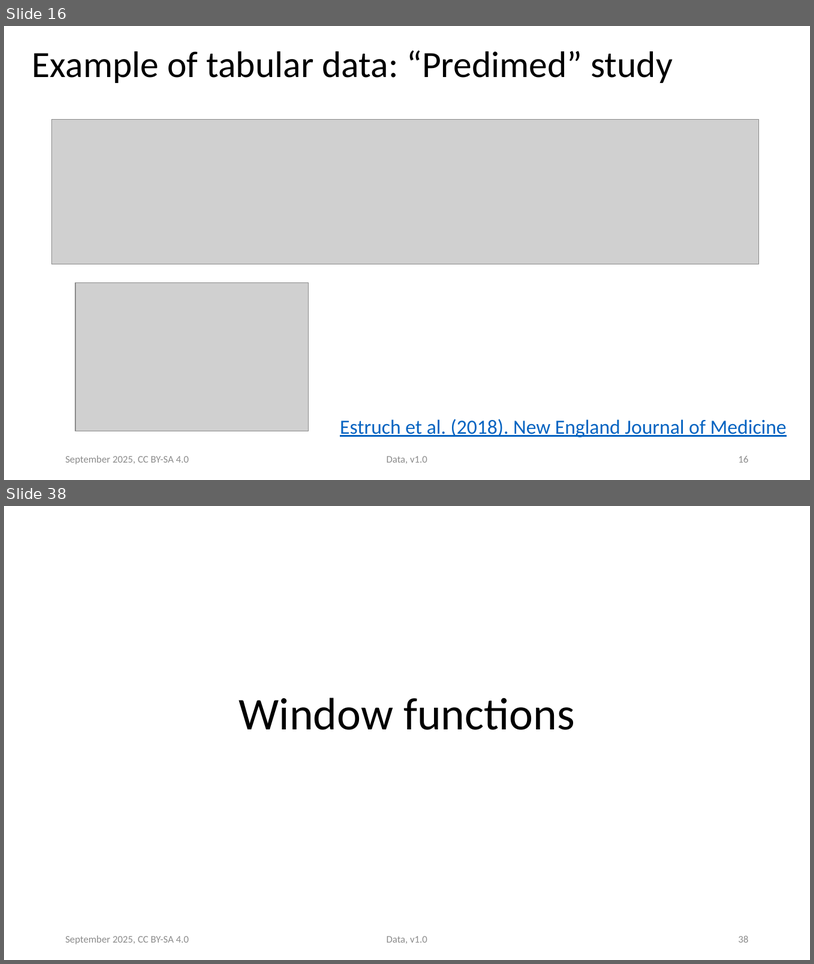
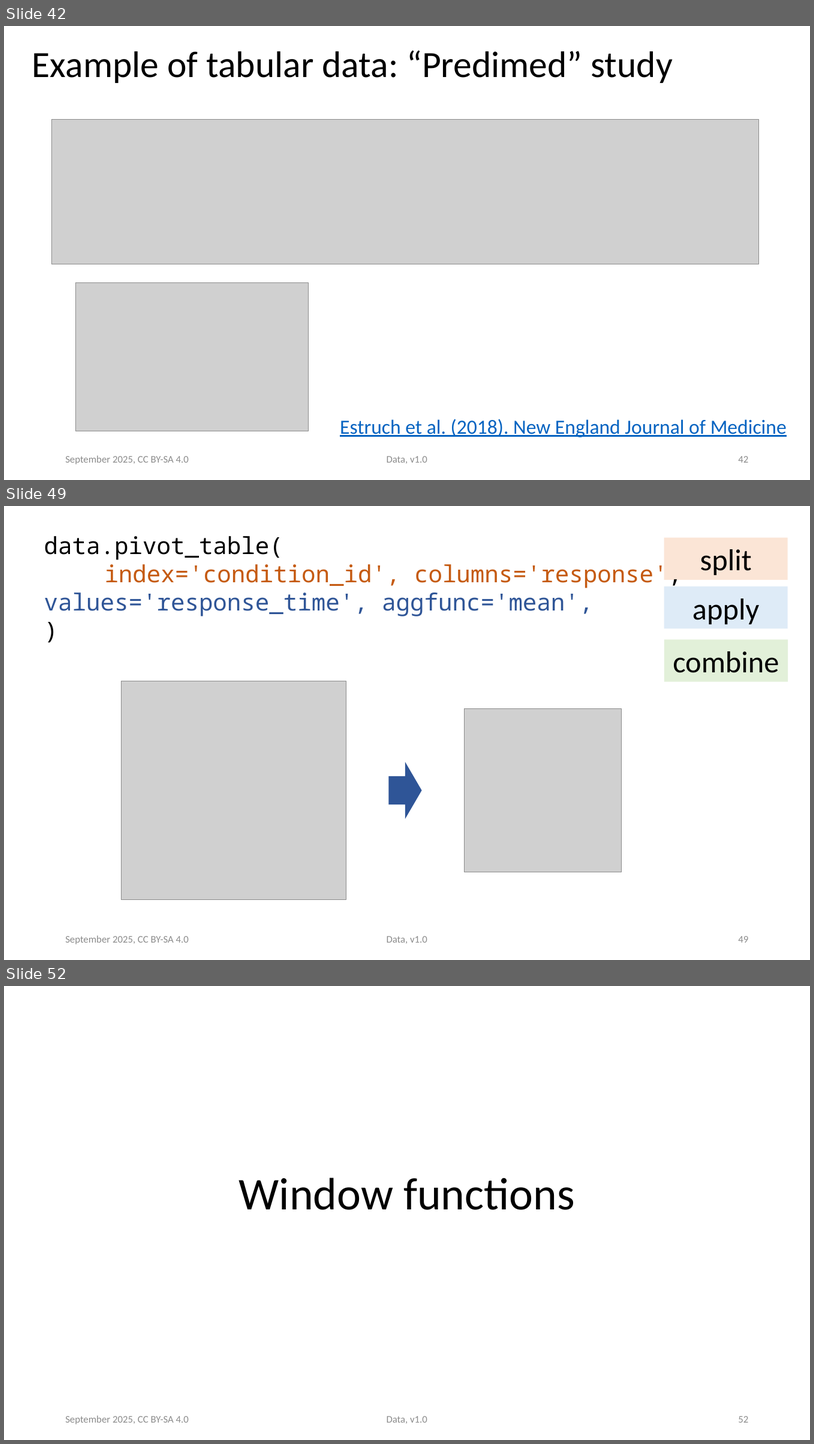
Before and after one commit to ASPP/data_class, a slide deck: tabular_data.pptx. Shown one above the other, each under a label of ours: slides 16 and 38 before the commit, slides 42, 49 and 52 after it; the slides between them are not shown. The pictures are 814x964 and 814x1444 pixels, drawn with LibreOffice and Linux fonts; fonts in the diff are those of the drawing; grey boxes stand for pictures. Boxes give left, top, right and bottom in pixels: in the first picture for what was removed or moved away, otherwise in the second. Text is boxed around its words. In the diff, an @@ line names an element or a change of style, - is before the commit and + after.

Commit message:
changes in the tabular_data pptx, restructuring and idea of new part

```diff
--- a/tabular_data.pptx
+++ b/tabular_data.pptx
@@ slide 49 added at [4,506,810,960], background #FFFFFF @@
@@ text added at [44,536,682,616], 28 pt, text #C55A11 @@
+data.pivot_table(
+index='condition_id', columns='response', values='response_time', aggfunc='mean',
+)
@@ rectangle added at [665,537,788,580], fill #FBE5D6, 36 pt, text #000000 @@
+split
@@ rectangle added at [665,586,788,629], fill #DEEBF7, 36 pt, text #000000 @@
+apply
@@ rectangle added at [665,640,788,682], fill #E2F0D9, 36 pt, text #000000 @@
+combine
@@ picture added at [122,681,346,899] @@
@@ picture added at [465,709,621,871] @@
@@ right arrow added at [389,762,422,819], fill #2F5597 @@
@@ text added at [65,935,189,944], 12 pt, text #8B8B8B @@
+September 2025, CC BY-SA 4.0
@@ text added at [387,936,428,943], 12 pt, text #8B8B8B @@
+Data, v1.0
@@ page number added at [738,936,749,942], 12 pt, text #8B8B8B @@
+49
@@ what was slide 16 is now slide 42 @@
@@ page number at [738,456,749,462]: text changed @@
-16
+42
@@ what was slide 38 is now slide 52 @@
@@ page number at [738,1416,749,1422]: text changed @@
-38
+52
```
Also in this commit, not shown: 22 slides changed, 11 other slides added, 2 slides removed.
